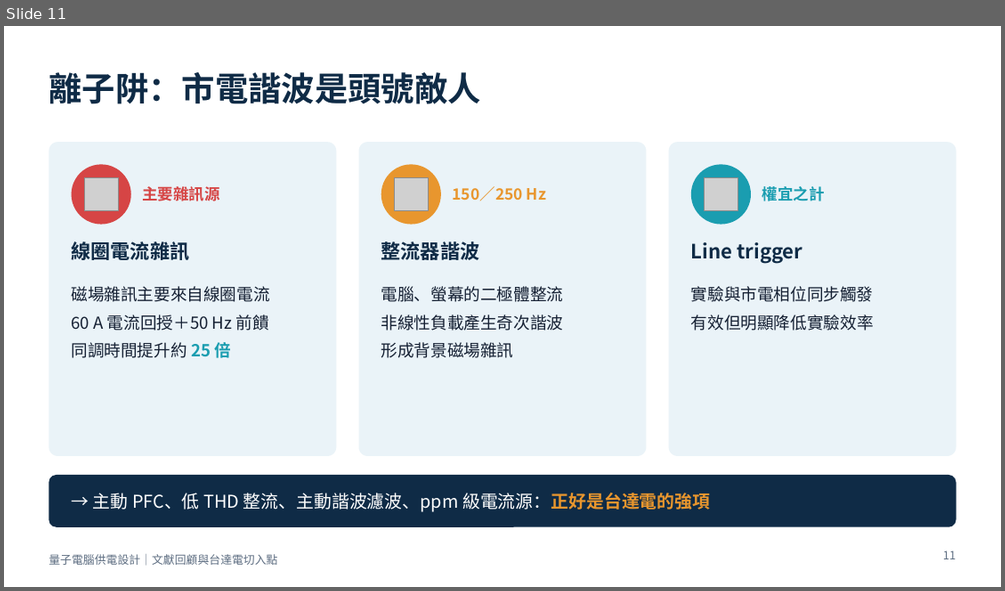
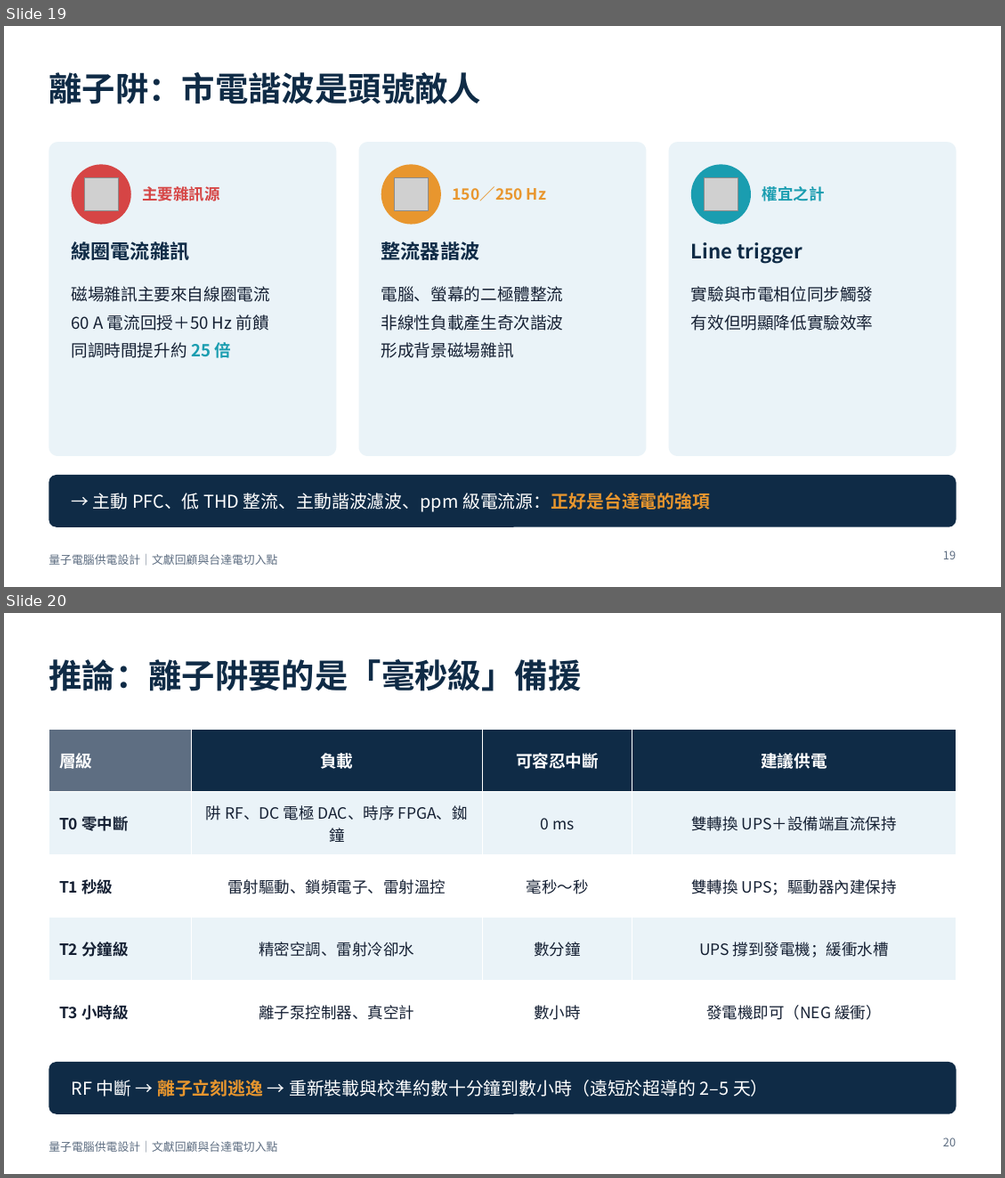
Before and after one commit to pcpcchen-coder/QuantumComputing, a slide deck: slides/output/qc-power-supply-delta.pptx. Shown one above the other, each under a label of ours: slide 11 before the commit, slides 19 and 20 after it. The pictures are 1005x591 and 1005x1178 pixels, drawn with LibreOffice and Linux fonts; fonts in the diff are those of the drawing; grey boxes stand for pictures. Boxes give left, top, right and bottom in pixels: in the first picture for what was removed or moved away, otherwise in the second. Text is boxed around its words. In the diff, an @@ line names an element or a change of style, - is before the commit and + after.

```diff
--- a/slides/output/qc-power-supply-delta.pptx
+++ b/slides/output/qc-power-supply-delta.pptx
@@ slide 20 added at [4, 613, 1001, 1174], background #FFFFFF; not listed: 1 template element that a slide beside it also shows @@
@@ title added at [48, 659, 581, 691], 32 pt, text #0F2B46, bold @@
+推論：離子阱要的是「毫秒級」備援
@@ table added at [48, 729, 956, 1023], 5 rows, 4 columns @@
+層級 | 負載 | 可容忍中斷 | 建議供電
+T0 零中斷 | 阱 RF、DC 電極 DAC、時序 FPGA、銣鐘 | 0 ms | 雙轉換 UPS＋設備端直流保持
+T1 秒級 | 雷射驅動、鎖頻電子、雷射溫控 | 毫秒～秒 | 雙轉換 UPS；驅動器內建保持
+T2 分鐘級 | 精密空調、雷射冷卻水 | 數分鐘 | UPS 撐到發電機；緩衝水槽
+T3 小時級 | 離子泵控制器、真空計 | 數小時 | 發電機即可（NEG 緩衝）
@@ rounded rectangle added at [48, 1062, 956, 1114], fill #0F2B46 @@
@@ text added at [72, 1079, 769, 1096], 17 pt, text #FFFFFF @@
+RF 中斷 → 離子立刻逃逸 → 重新裝載與校準約數十分鐘到數小時（遠短於超導的 2–5 天）
@@ page number added at [943, 1137, 955, 1146], 11 pt, text #5E6E82 @@
+20
@@ what was slide 11 is now slide 19 @@
@@ page number at [943, 550, 955, 559]: text changed @@
-11
+19
```
Also in this commit, not shown: 7 slides changed, 19 other slides added, 4 slides removed, 5 other files.
